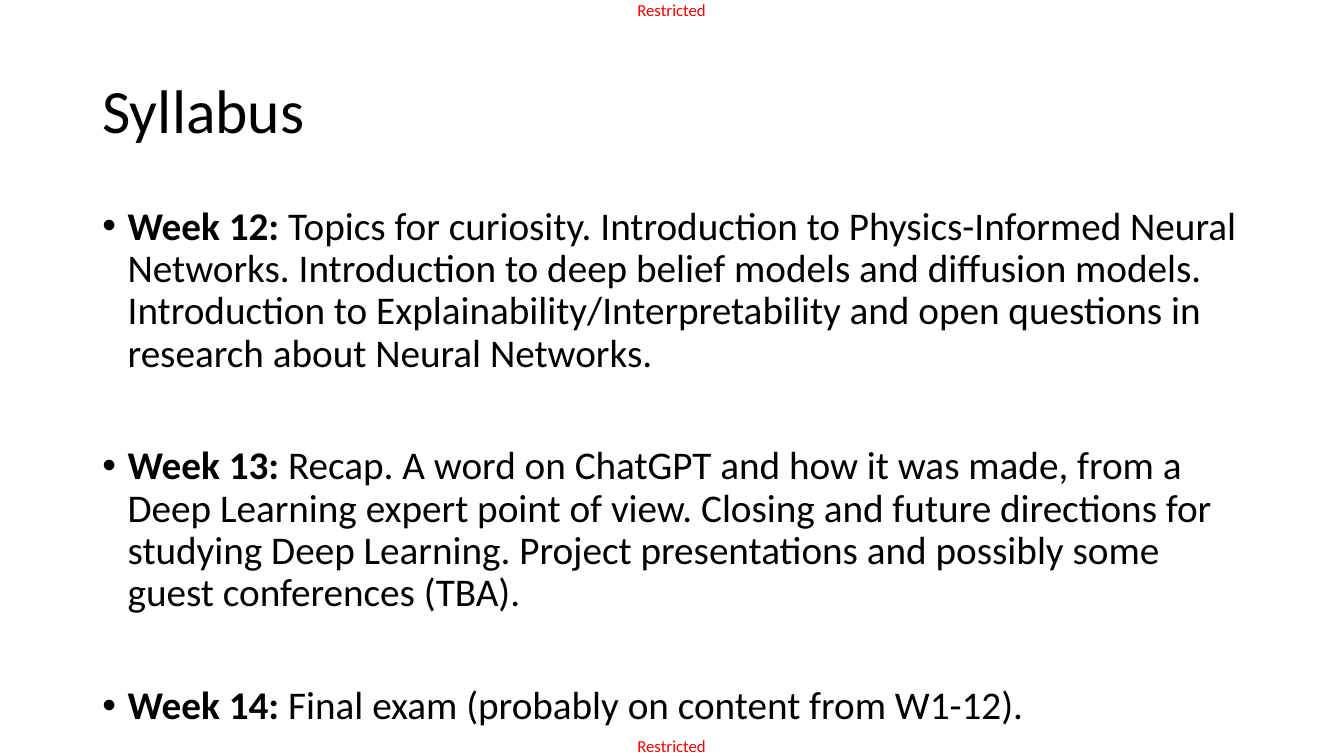
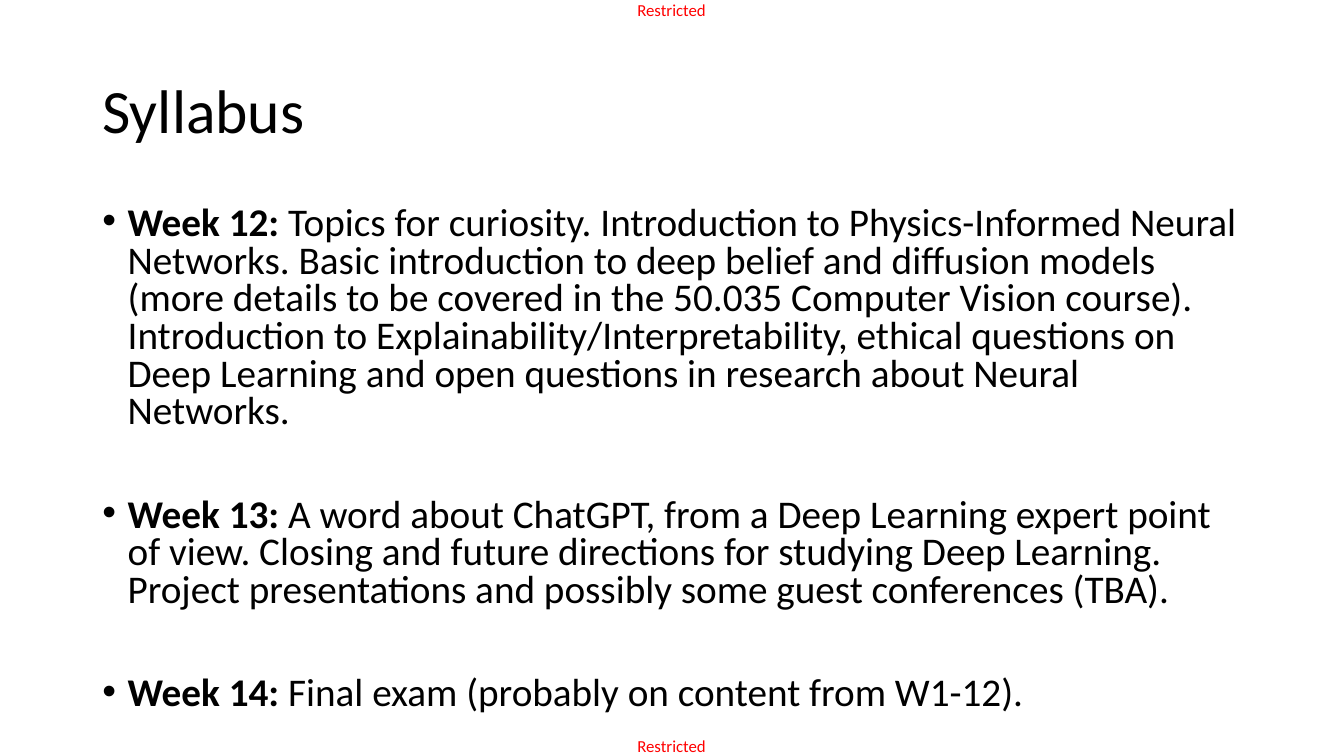
Before and after one commit to matthieudemari/SUTD_DL_50_039, a slide deck: slide 16 of W1/1. W1S1 final/W1S1.pptx. Drawn at 1344x756 pixels with LibreOffice and Linux fonts; fonts in the diff are those of the drawing. Boxes give left, top, right and bottom in pixels: in the first picture for what was removed or moved away, otherwise in the second. Text is boxed around its words. In the diff, an @@ line names an element or a change of style, - is before the commit and + after.

```diff
--- a/W1/1. W1S1 final/W1S1.pptx
+++ b/W1/1. W1S1 final/W1S1.pptx
@@ text at bbox=[128, 208, 1236, 610]: text changed @@
-• Week 12: Topics for curiosity. Introduction to Physics-Informed Neural Networks. Introduction to deep belief models and diffusion models. Introduction to Explainability/Interpretability and open questions in research about Neural Networks.
-• Week 13: Recap. A word on ChatGPT and how it was made, from a Deep Learning expert point of view. Closing and future directions for studying Deep Learning. Project presentations and possibly some guest conferences (TBA).
+• Week 12: Topics for curiosity. Introduction to Physics-Informed Neural Networks. Basic introduction to deep belief and diffusion models (more details to be covered in the 50.035 Computer Vision course). Introduction to Explainability/Interpretability, ethical questions on Deep Learning and open questions in research about Neural Networks.
+• Week 13: A word about ChatGPT, from a Deep Learning expert point of view. Closing and future directions for studying Deep Learning. Project presentations and possibly some guest conferences (TBA).
@@ text at bbox=[128, 677, 1023, 713]: line spacing 0.9 to 0.8 @@
```
Also in this commit, not shown: 22 other slides changed, 7 other files.
